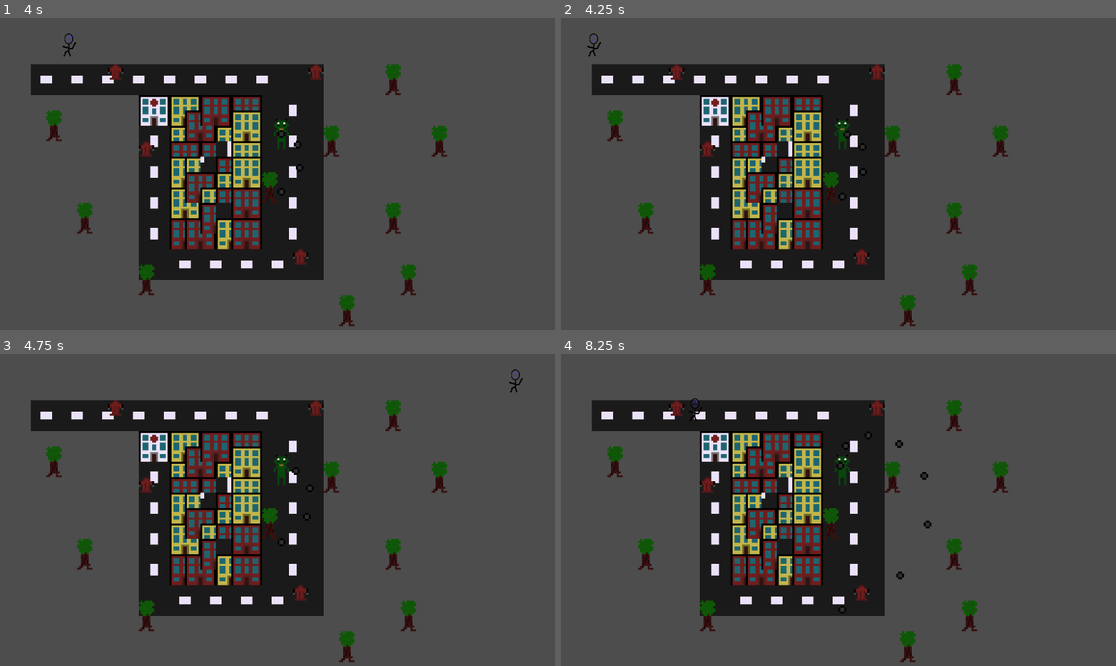
Above: before the commit, frames 1-4 (two rows, left to right).
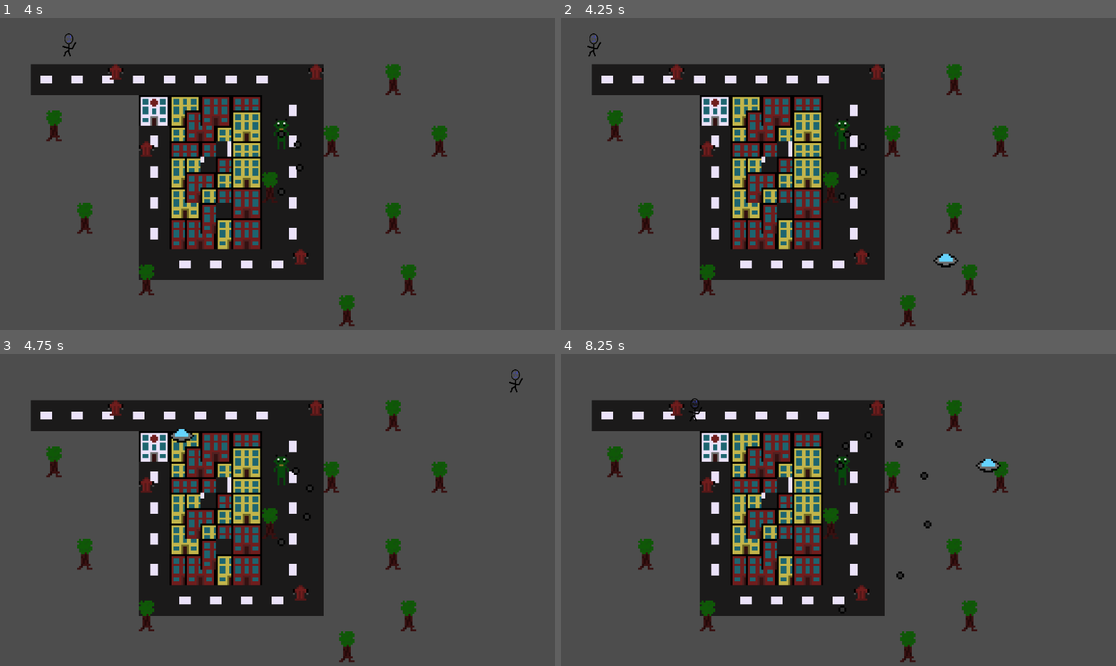
Above: after the commit, the same moments.

Repository: Lila-Kuhlt/Close-Encounters-of-the-Jeff-Kind
Game: Godot game, scene res://scenes/World.tscn
The game is run twice, just before and just after one commit, with the same random seed, the same clock (stepped at 60 frames per second) and the same inputs.
Inputs:
- Up to frame 1 (4 s): tap Enter at 0.5, 2.75 s; hold D (right) 0.53-1.28 s; tap Space (shoot) at 0.6, 1.35, 2, 2.1, 2.85, 3.6 s; hold S (down) 1.28-2.03 s; hold D (right) 2.03-2.78 s; hold W (up) 2.78-3.53 s; hold A (left) from 3.53 s (still down)
- Up to frame 2 (4.25 s): keep holding A (left)
- Up to frame 3 (4.75 s): keep holding A (left); tap Space (shoot) at 4.35 s
- Up to frame 4 (8.25 s): release A (left) at 5.03 s; hold S (down) 5.03-5.78 s; tap Space (shoot) every 0.75 s from 5.1 to 8.1 s; hold D (right) 5.78-6.53 s; hold W (up) 6.53-7.28 s; hold D (right) 7.28-8.03 s; hold S (down) from 8.03 s (still down)

Frame 1 is identical in both runs. In frame 2, 0.1% of the frame differs, in the area x 67-72%, y 75-80%; in frame 3, 0.1%; in frame 4, 0.1%.
Error in both runs: Invalid assignment of property or key 'vel' with value of type 'Vector2' on a base object of type 'CharacterBody2D (Bullet.gd)'. (res://scenes/Player.gd:47)

Commit message:
Ufo stuff

Diff:
--- a/godot/scenes/World.gd
+++ b/godot/scenes/World.gd
@@ -1,8 +1,11 @@
 extends Node2D
 
 const Package = preload("res://scenes/Package.tscn")
+const Ufo = preload("res://scenes/Ufo.tscn")
 
 const PACKAGE_SPAWN_AREA_ATLAS_COORDS := Vector2i(2, 2)
+
+@export var ufo_spawn_chance = 0.5
 
 var rng := RandomNumberGenerator.new()
 var package_spawn_areas := []
@@ -23,3 +26,10 @@
 	package.position = package_spawn_areas[idx]
 	package.start_timer(2.0, $Player._on_package_timeout.bind(package))
 	return package
+
+
+func _on_ufo_timer_timeout():
+	if randf_range(0,1) > ufo_spawn_chance:
+		return
+
+	add_child(Ufo.instantiate())
--- a/godot/scenes/World.tscn
+++ b/godot/scenes/World.tscn
@@ -123,3 +123,5 @@
 [node name="UfoTimer" type="Timer" parent="."]
 wait_time = 4.0
 autostart = true
+
+[connection signal="timeout" from="UfoTimer" to="." method="_on_ufo_timer_timeout"]
